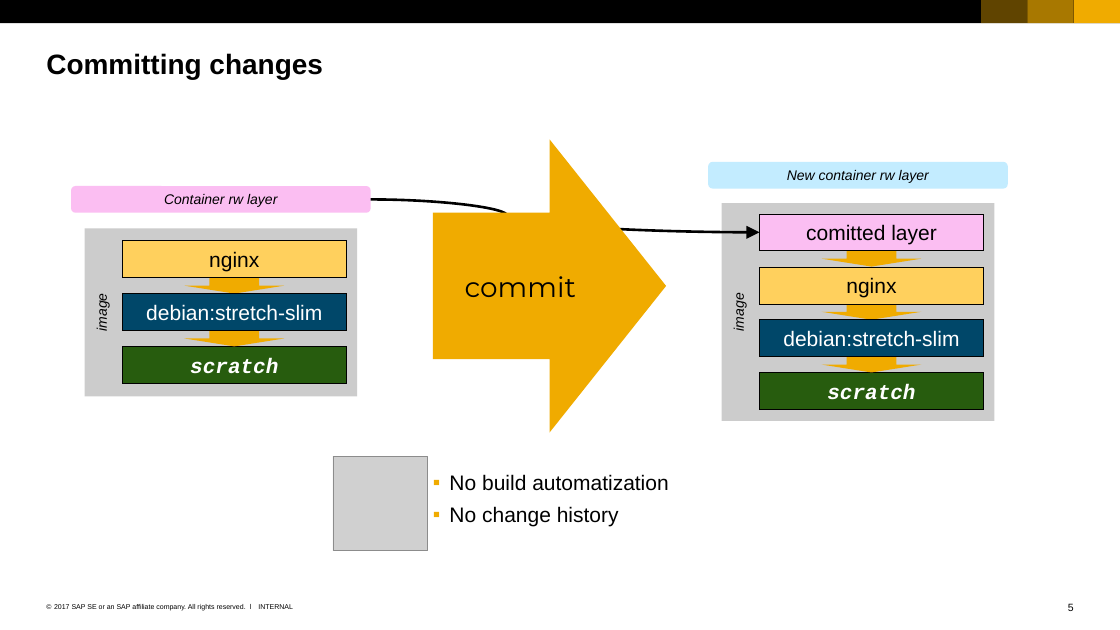
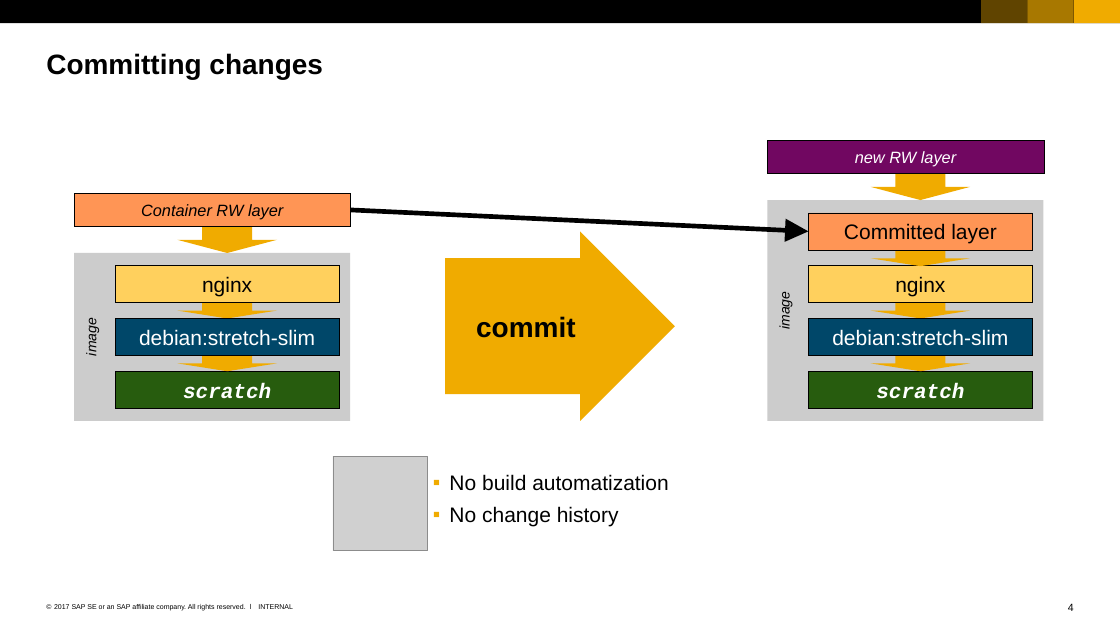
Before and after one commit to cuijiyao01/docker-k8s-training, a slide deck: slide 4 of docker/04_Images.pptx (slide 5 before the commit). Drawn at 1120x630 pixels with LibreOffice and Linux fonts; fonts in the diff are those of the drawing; grey boxes stand for pictures. Boxes give left, top, right and bottom in pixels: in the first picture for what was removed or moved away, otherwise in the second. Text is boxed around its words. In the diff, an @@ line names an element or a change of style, - is before the commit and + after.

```diff
--- a/docker/04_Images.pptx
+++ b/docker/04_Images.pptx
@@ rectangle "new RW layer" resized from (x1=708, y1=162, x2=1007, y2=189) to (x1=767, y1=140, x2=1044, y2=174) @@
@@ rectangle "new RW layer" at (x1=767, y1=140, x2=1044, y2=174): rounded rectangle to rectangle; fill #C3ECFF to #710761; outline none to #000000 0.5 pt @@
@@ text in rectangle at (x1=855, y1=151, x2=956, y2=167): text changed; size 12 to 14 pt; text colour #000000 to #FFFFFF @@
-New container rw layer
+new RW layer
@@ down arrow added at (x1=871, y1=174, x2=971, y2=200), fill #F0AB00 @@
@@ rectangle "Container RW layer" resized from (x1=71, y1=186, x2=371, y2=212) to (x1=74, y1=193, x2=350, y2=227) @@
@@ rectangle "Container RW layer" at (x1=74, y1=193, x2=350, y2=227): rounded rectangle to rectangle; fill #FBBEF2 to #FF9555; outline none to #000000 0.5 pt @@
@@ text in rectangle at (x1=141, y1=204, x2=283, y2=220): text changed; size 12 to 14 pt @@
-Container rw layer
+Container RW layer
@@ curved arrow removed from (370, 199) to (759, 233) @@
@@ rectangle "image" resized from (x1=721, y1=203, x2=994, y2=421) to (x1=767, y1=200, x2=1044, y2=421) @@
@@ down arrow added at (x1=177, y1=227, x2=277, y2=253), fill #F0AB00 @@
@@ arrow added from (351, 210) to (809, 231), #000000 4 pt @@
@@ right arrow "commit" resized from (x1=433, y1=139, x2=667, y2=432) to (x1=445, y1=231, x2=675, y2=421) @@
@@ right arrow "commit" at (x1=445, y1=231, x2=675, y2=421): font Montserrat to Arial, bold on; proportions changed @@
@@ 4 rectangles, 3 down arrows moved together from (x1=759, y1=214, x2=983, y2=409) to (x1=809, y1=212, x2=1033, y2=408) @@
@@ rectangle "Committed layer" at (x1=809, y1=212, x2=1033, y2=249): fill #FBBEF2 to #FF9555 @@
@@ text in rectangle at (x1=844, y1=223, x2=996, y2=244): text changed @@
-comitted layer
+Committed layer
@@ 4 rectangles, 2 down arrows moved together from (x1=85, y1=228, x2=358, y2=396) to (x1=74, y1=253, x2=350, y2=421) @@
@@ page number at (x1=1068, y1=603, x2=1074, y2=611): text changed @@
-5
+4
```
Also in this commit, not shown: 2 other slides changed, 2 slides added, 3 slides removed, 3 other files.
